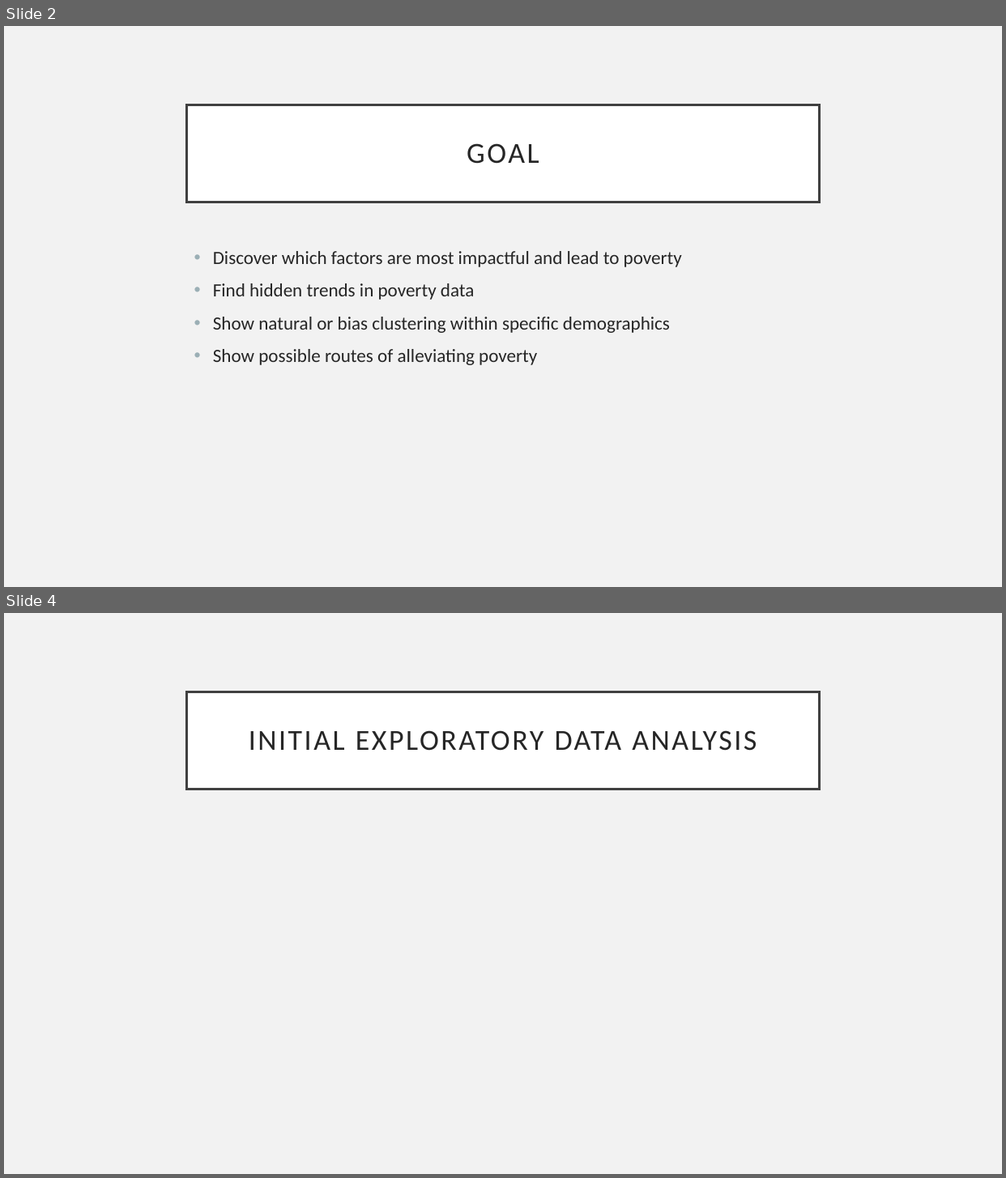
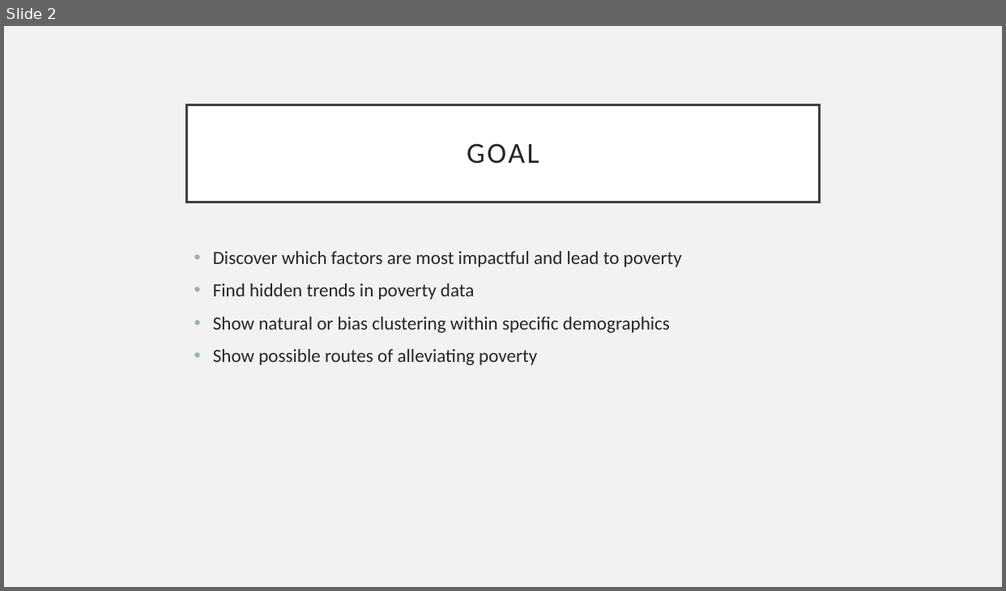
Before and after one commit to timot3/PYGHACK, a slide deck: Presentation.pptx. Shown one above the other, each under a label of ours: slides 2 and 4 before the commit, slide 2 after it; the slides between them are not shown. The pictures are 1006x1178 and 1006x591 pixels, drawn with LibreOffice and Linux fonts; fonts in the diff are those of the drawing. Boxes give left, top, right and bottom in pixels: in the first picture for what was removed or moved away, otherwise in the second. Text is boxed around its words. In the diff, an @@ line names an element or a change of style, - is before the commit and + after.

```diff
--- a/Presentation.pptx
+++ b/Presentation.pptx
@@ slide 4 removed at [4,613,1002,1174], background #F2F2F2 @@
@@ title removed at [187,692,819,789] @@
-INITIAL EXPLORATORY DATA ANALYSIS
```
Also in this commit, not shown: 4 slides changed.
